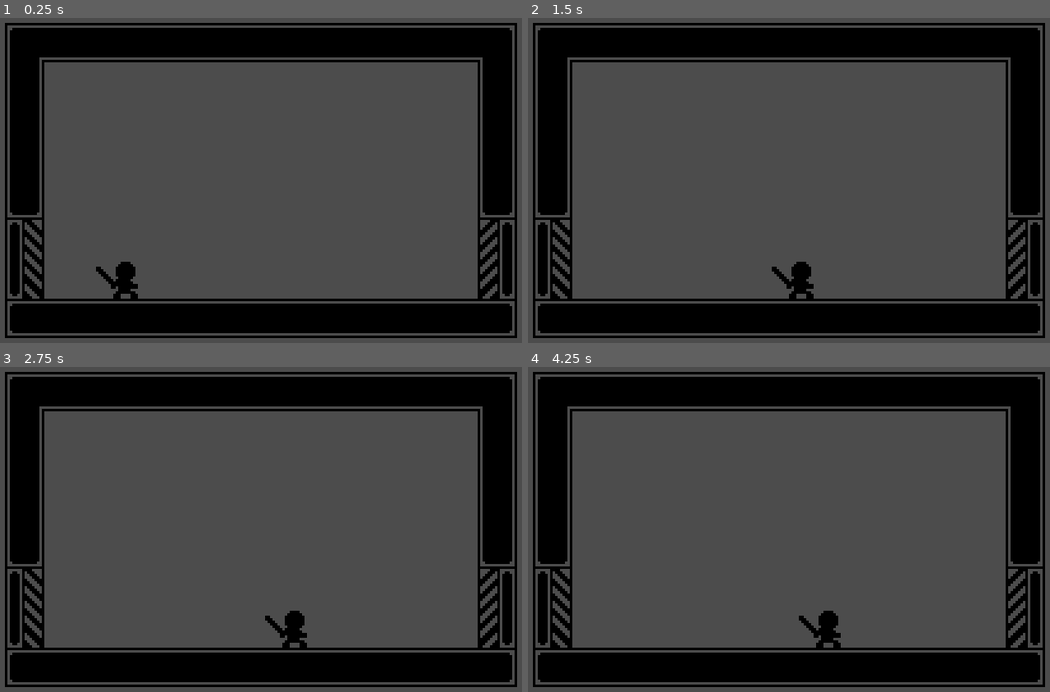
Above: before the commit, frames 1-4 (two rows, left to right).
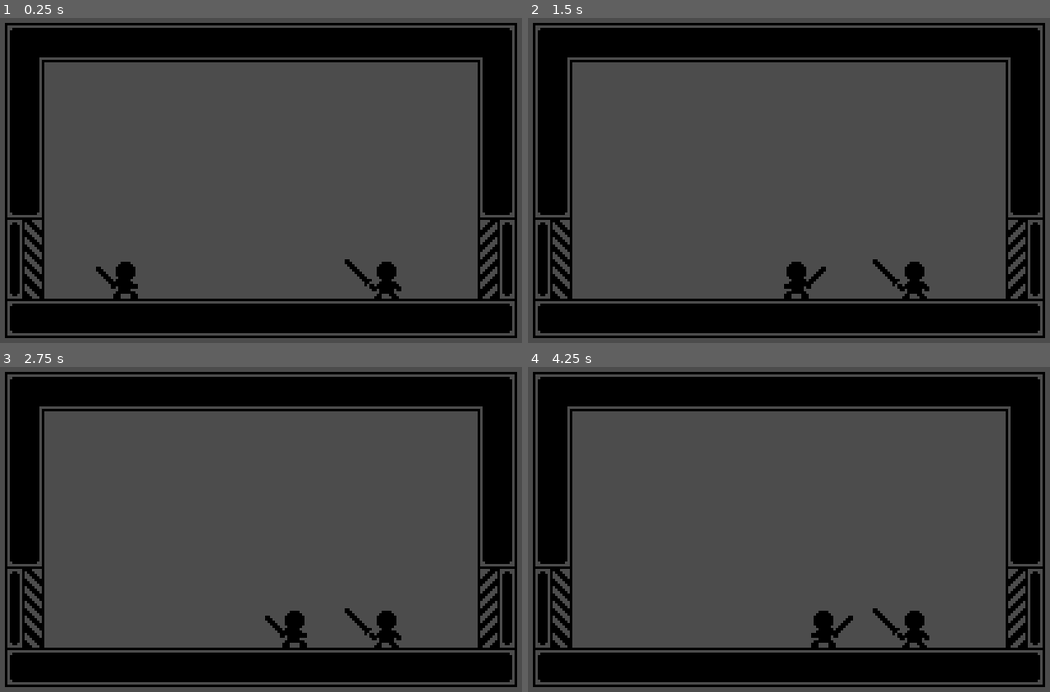
Above: after the commit, the same moments.

Repository: CaresleGames/OneHit
Game: Godot game, scene res://src/Levels/Level1.tscn
Same seed, same stepped clock (60 frames per second), same inputs: the game is played once before the commit and once after it. The project has no main scene, so this scene is started directly.
Inputs:
- Up to frame 1 (0.25 s): no input
- Up to frame 2 (1.5 s): tap Enter at 0.5 s; hold Right (ui_right) 0.53-1.28 s; hold Left (ui_left) from 1.28 s (still down)
- Up to frame 3 (2.75 s): release Left (ui_left) at 2.03 s; hold Right (ui_right) from 2.03 s (still down)
- Up to frame 4 (4.25 s): release Right (ui_right) at 3.53 s; hold Left (ui_left) from 3.53 s (still down)

The runs differ from the first frame. In frame 1, 0.5% of the frame differs, in the area x 66-77%, y 74-87%; in frame 2, 0.8%, in the area x 46-77%, y 74-87%; in frame 3, 0.5%; in frame 4, 0.8%.

Commit message:
Add enemy detects player attack

Diff:
--- a/project.godot
+++ b/project.godot
@@ -18,6 +18,11 @@
 "class": "Death",
 "language": "GDScript",
 "path": "res://src/Player/PlayerStates/Death.gd"
+}, {
+"base": "KinematicBody2D",
+"class": "Enemy",
+"language": "GDScript",
+"path": "res://src/Enemy/Enemy.gd"
 }, {
 "base": "PlayerState",
 "class": "Idle",
@@ -52,6 +57,7 @@
 _global_script_class_icons={
 "Attack": "",
 "Death": "",
+"Enemy": "",
 "Idle": "",
 "Player": "",
 "PlayerState": "",
--- a/src/Autoload/Groups.gd
+++ b/src/Autoload/Groups.gd
@@ -4,4 +4,5 @@
 
 extends Node
 
-var player := "player"
+const player := "player"
+const enemy := "enemy"
--- /dev/null
+++ b/src/Enemy/Enemy.gd
@@ -0,0 +1,12 @@
+class_name Enemy
+extends KinematicBody2D
+
+signal death()
+
+func _ready() -> void:
+	add_to_group(Groups.enemy)
+	connect("death", self, "_on_death")
+
+
+func _on_death() -> void:
+	print('ENEMY DEATHHH')
--- /dev/null
+++ b/src/Enemy/Enemy.tscn
@@ -0,0 +1,32 @@
+[gd_scene load_steps=5 format=2]
+
+[ext_resource path="res://assets/player2.png" type="Texture" id=1]
+[ext_resource path="res://src/Enemy/Enemy.gd" type="Script" id=2]
+
+[sub_resource type="RectangleShape2D" id=1]
+extents = Vector2( 3.625, 6 )
+
+[sub_resource type="RectangleShape2D" id=2]
+extents = Vector2( 4.5, 5 )
+
+[node name="Enemy" type="KinematicBody2D"]
+collision_layer = 2
+collision_mask = 0
+script = ExtResource( 2 )
+
+[node name="Sprite" type="Sprite" parent="."]
+texture = ExtResource( 1 )
+
+[node name="CollisionShape2D" type="CollisionShape2D" parent="."]
+position = Vector2( 0.625, 1 )
+shape = SubResource( 1 )
+
+[node name="EnemyHitBox" type="Area2D" parent="."]
+modulate = Color( 0.964706, 0.0784314, 0.556863, 1 )
+collision_layer = 16
+collision_mask = 32
+monitoring = false
+
+[node name="CollisionShape2D" type="CollisionShape2D" parent="EnemyHitBox"]
+position = Vector2( 0.5, 0 )
+shape = SubResource( 2 )
--- a/src/Levels/Level1.tscn
+++ b/src/Levels/Level1.tscn
@@ -1,7 +1,8 @@
-[gd_scene load_steps=15 format=2]
+[gd_scene load_steps=16 format=2]
 
 [ext_resource path="res://assets/tilemap.png" type="Texture" id=1]
 [ext_resource path="res://src/Player/Player.tscn" type="PackedScene" id=2]
+[ext_resource path="res://src/Enemy/Enemy.tscn" type="PackedScene" id=3]
 
 [sub_resource type="ConvexPolygonShape2D" id=1]
 points = PoolVector2Array( 0, 0, 16, 0, 16, 16, 0, 16 )
@@ -281,3 +282,6 @@
 
 [node name="Player" parent="." instance=ExtResource( 2 )]
 position = Vector2( 64, 121 )
+
+[node name="Enemy" parent="." instance=ExtResource( 3 )]
+position = Vector2( 170, 121 )
--- a/src/Player/Player.gd
+++ b/src/Player/Player.gd
@@ -4,6 +4,8 @@
 export var speed := 0
 export var speed_acc : float = 0
 export var speed_fri : float = 0
+
+export var attack_time : float = .25
 
 var velocity := Vector2.ZERO
 var direction := 1
@@ -13,14 +15,18 @@
 onready var attack_collision : CollisionShape2D = $AttackArea/CollisionShape2D
 onready var attack_duration : Timer = $AttackDuration
 
+onready var sprite : Sprite = $Sprite
+
+
 func _ready() -> void:
 	add_to_group(Groups.player)
 	attack_collision.set_deferred("disabled", true)
+	attack_duration.wait_time = attack_time
 
 
 func _physics_process(_delta: float) -> void:
 	attack_area.scale.x = direction
-
+	sprite.scale.x = direction
 
 func get_input() -> void:
 	if Input.is_action_pressed("ui_right"):
@@ -36,3 +42,9 @@
 func _on_AttackDuration_timeout() -> void:
 	attack_collision.set_deferred("disabled", true)
 	attack_duration.stop()
+
+
+func _on_AttackArea_area_entered(area: Area2D) -> void:
+	print('Hit the weak point of enemy')
+	var parent : Enemy = area.get_parent()
+	parent.emit_signal("death")
--- a/src/Player/Player.tscn
+++ b/src/Player/Player.tscn
@@ -18,7 +18,7 @@
 extents = Vector2( 5, 8 )
 
 [node name="Player" type="KinematicBody2D"]
-collision_mask = 2
+collision_mask = 0
 script = ExtResource( 2 )
 speed = 100
 speed_acc = 42.0
@@ -47,6 +47,7 @@
 script = ExtResource( 5 )
 
 [node name="PlayerHitBox" type="Area2D" parent="."]
+modulate = Color( 0.223529, 0.219608, 0.894118, 1 )
 collision_layer = 8
 collision_mask = 16
 
@@ -56,7 +57,6 @@
 [node name="AttackArea" type="Area2D" parent="."]
 collision_layer = 32
 collision_mask = 16
-monitoring = false
 
 [node name="CollisionShape2D" type="CollisionShape2D" parent="AttackArea"]
 position = Vector2( 11, -1 )
@@ -64,4 +64,5 @@
 
 [node name="AttackDuration" type="Timer" parent="."]
 
+[connection signal="area_entered" from="AttackArea" to="." method="_on_AttackArea_area_entered"]
 [connection signal="timeout" from="AttackDuration" to="." method="_on_AttackDuration_timeout"]
--- a/src/Player/PlayerStates/Attack.gd
+++ b/src/Player/PlayerStates/Attack.gd
@@ -8,3 +8,10 @@
 func physics_update(_delta: float) -> void:
 	if player.attack_duration.is_stopped():
 		state_machine.transition_to("Idle")
+
+	player.get_input()
+
+	if is_equal_approx(player.velocity.x, 0):
+		state_machine.transition_to("Idle")
+
+	player.velocity = player.move_and_slide(player.velocity, player.ground)
